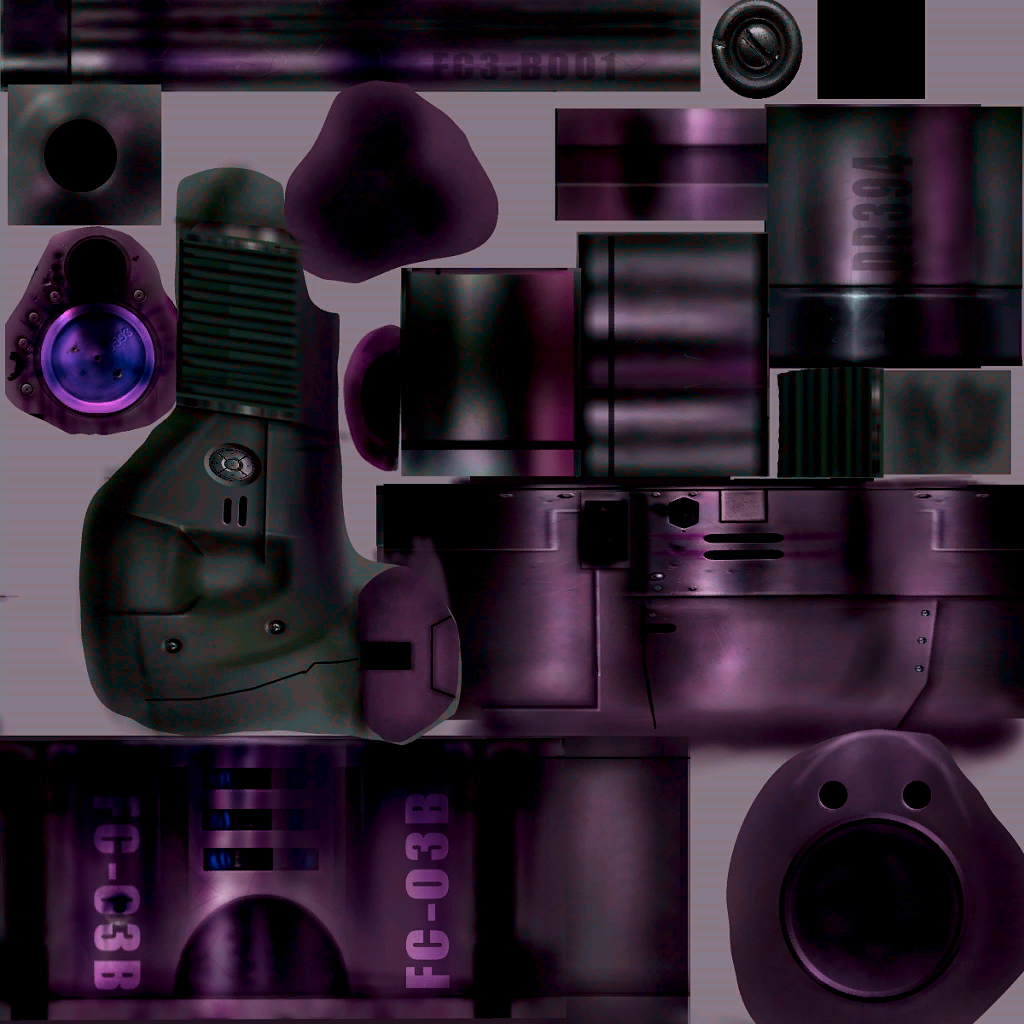
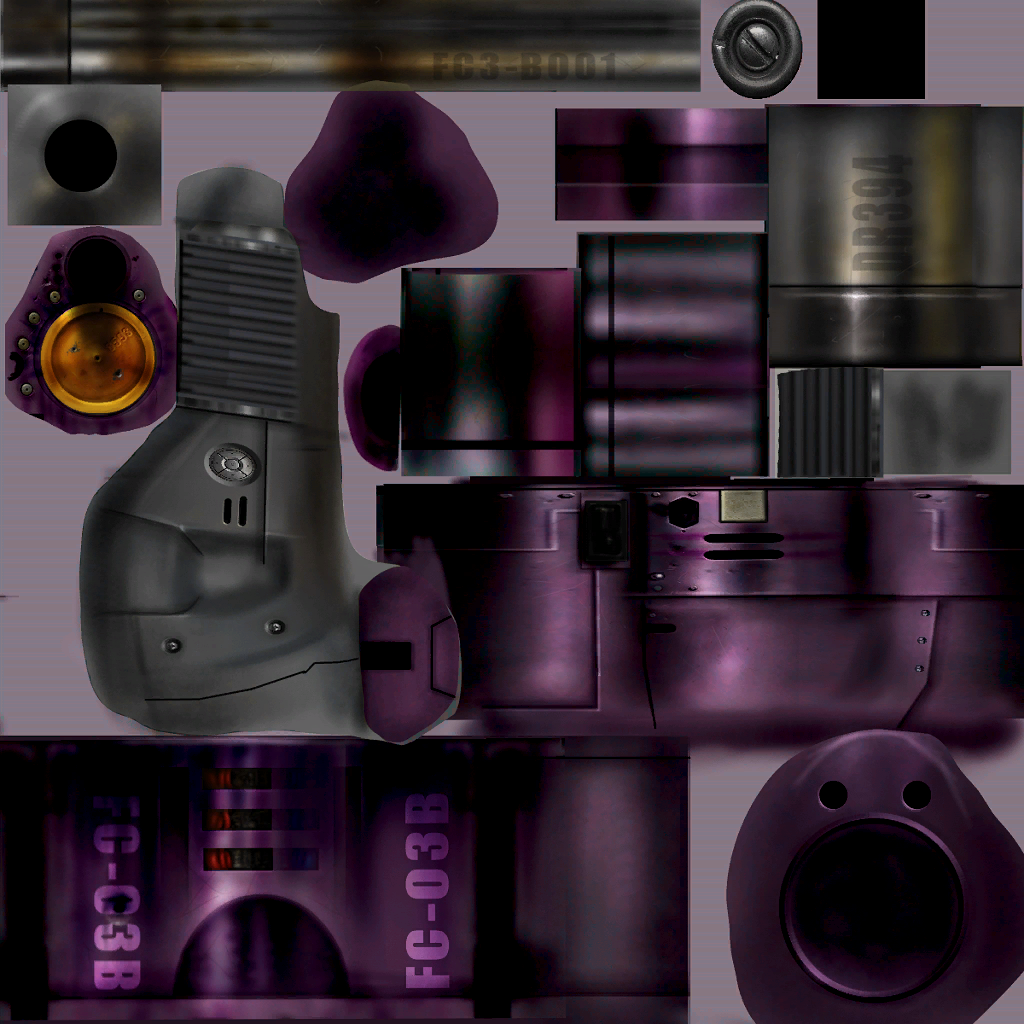
Before/after of a w=1024, h=1024 layered artwork. What changed in the layer stack:
added layer "Flak3rdperson.dds copy" above "Flak3rdperson.dds" over box(0, 0, 1022, 870)
hid "Flak3rdperson.dds", painted on it over box(0, 0, 1022, 870)
